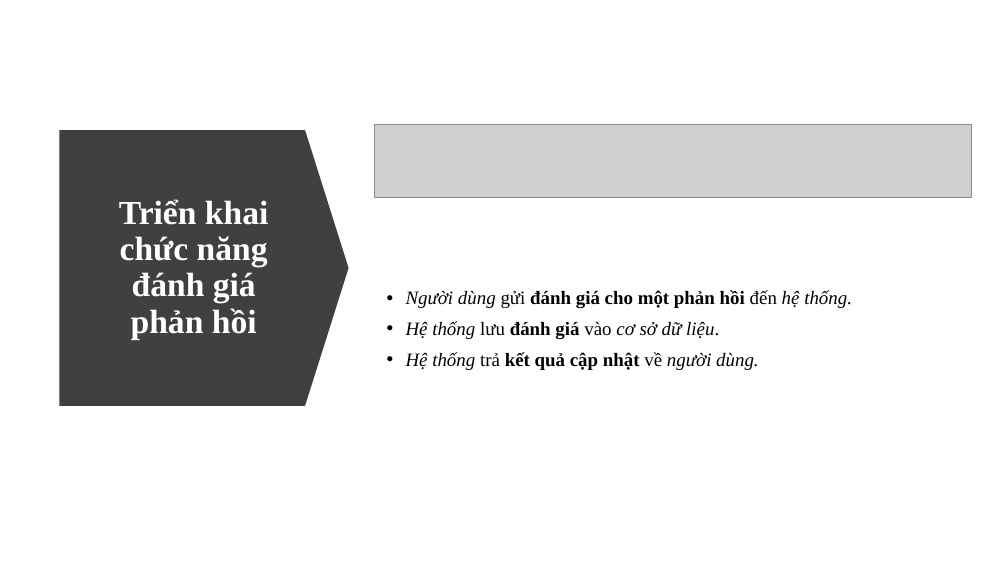
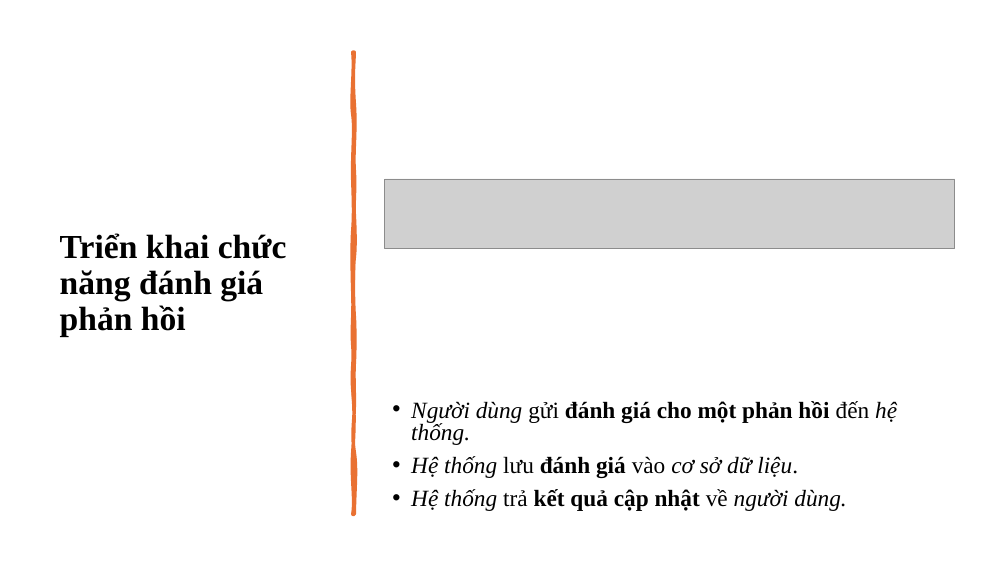
Before and after one commit to ngovanuc/Vietnamese_History_Chatbot, a slide deck: slide 29 of documents/slide bao cao.pptx. Drawn at 1008x567 pixels with LibreOffice and Linux fonts; fonts in the diff are those of the drawing; grey boxes stand for pictures. Boxes give left, top, right and bottom in pixels: in the first picture for what was removed or moved away, otherwise in the second. Text is boxed around its words. In the diff, an @@ line names an element or a change of style, - is before the commit and + after.

```diff
--- a/documents/slide bao cao.pptx
+++ b/documents/slide bao cao.pptx
@@ title "Triển khai chức năng đánh ...": place and size @@
-title "Triển khai chức năng đánh ..." at bbox=[119, 199, 268, 339]
+title "Triển khai chức năng đánh ..." at bbox=[60, 233, 287, 337]
@@ title "Triển khai chức năng đánh ..." at bbox=[60, 233, 287, 337]: text colour #FFFFFF to #000000; alignment centre to left @@
@@ freeform shape added at bbox=[353, 52, 355, 514], fill #E97132, outline #E97132 3.25 pt @@
@@ down arrow removed at bbox=[60, 130, 349, 406] @@
@@ picture: place and size @@
-picture at bbox=[374, 124, 971, 197]
+picture at bbox=[385, 179, 955, 249]
@@ text "Người dùng gửi đánh giá ...": place and size @@
-text "Người dùng gửi đánh giá ..." at bbox=[406, 290, 852, 370]
+text "Người dùng gửi đánh giá ..." at bbox=[411, 401, 897, 511]
@@ text "Người dùng gửi đánh giá ..." at bbox=[411, 401, 897, 511]: size 18 to 22.2 pt; line spacing 0.9 to 0.8; vertical alignment middle to top @@
```
Also in this commit, not shown: 13 other slides changed.
